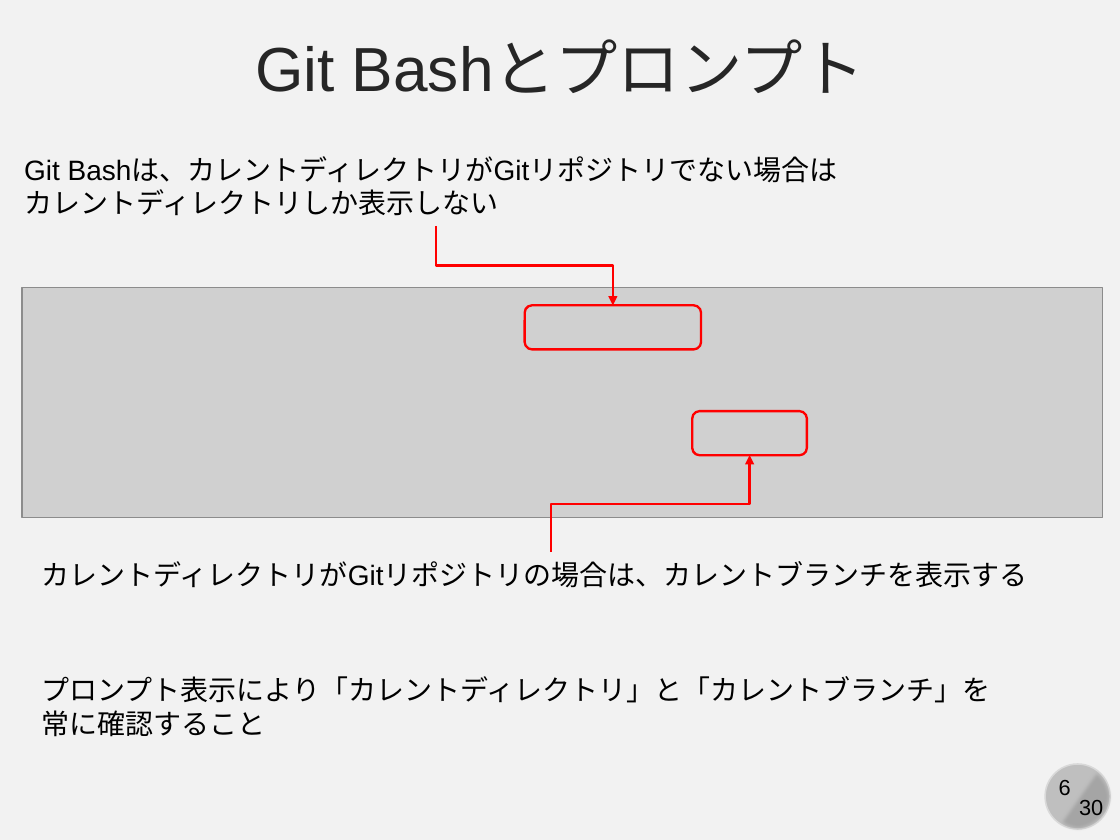
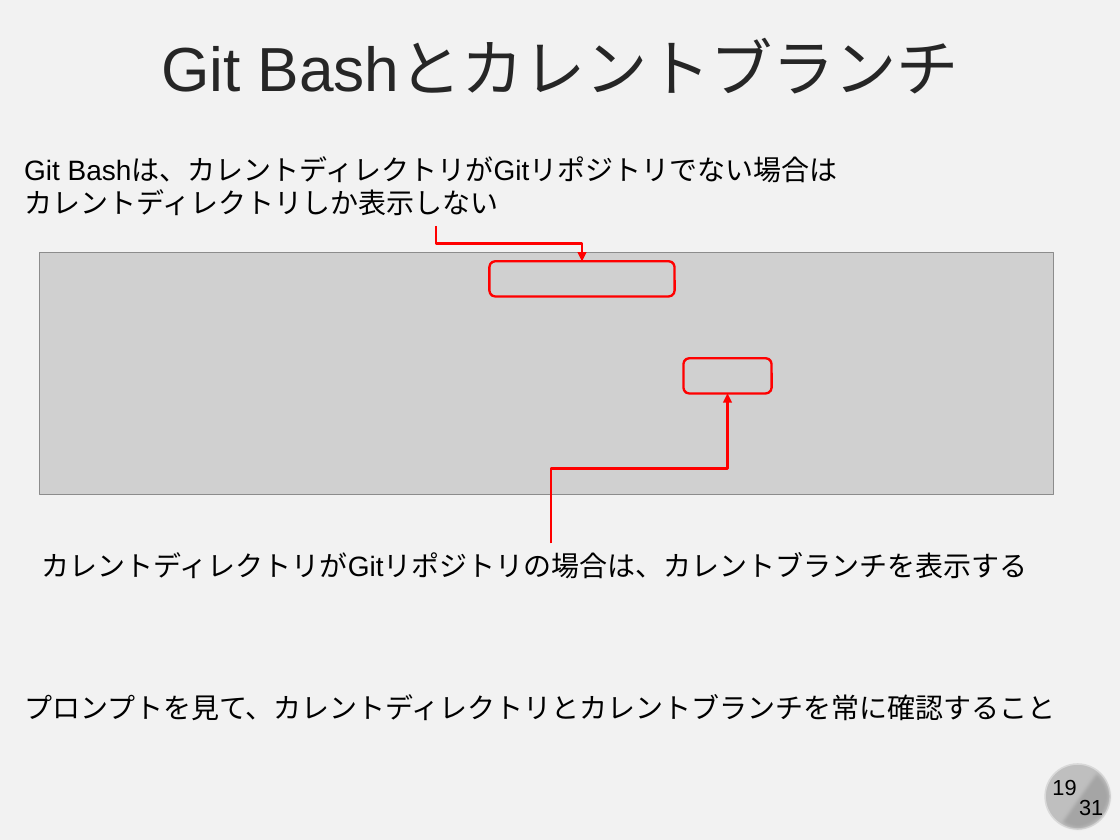
Before and after one commit to kaityo256/github, a slide deck: slide 19 of practice_basic/fig/slide.pptx (slide 6 before the commit). Drawn at 1120x840 pixels with LibreOffice and Linux fonts; fonts in the diff are those of the drawing; grey boxes stand for pictures. Boxes give left, top, right and bottom in pixels: in the first picture for what was removed or moved away, otherwise in the second. Text is boxed around its words. In the diff, an @@ line names an element or a change of style, - is before the commit and + after.

Commit message:
:memo: updates figure

```diff
--- a/practice_basic/fig/slide.pptx
+++ b/practice_basic/fig/slide.pptx
@@ text at (161, 41, 959, 94): text changed @@
-Git Bashとプロンプト
+Git Bashとカレントブランチ
@@ elbow arrow moved from (436, 226) - (613, 306) to (436, 226) - (582, 261) @@
@@ picture: place and size @@
-picture at (22, 288, 1103, 517)
+picture at (39, 252, 1054, 494)
@@ rounded rectangle: place and size @@
-rounded rectangle at (525, 306, 701, 349)
+rounded rectangle at (489, 261, 674, 296)
@@ rounded rectangle: place and size @@
-rounded rectangle at (692, 411, 806, 455)
+rounded rectangle at (683, 358, 772, 393)
@@ elbow arrow moved from (551, 552) - (749, 455) to (551, 543) - (728, 393) @@
@@ text "カレントディレクトリがGitリポジトリの場合は、カレントブランチを表示する": place and size @@
-text "カレントディレクトリがGitリポジトリの場合は、カレントブランチを表示する" at (42, 561, 1028, 588)
+text "カレントディレクトリがGitリポジトリの場合は、カレントブランチを表示する" at (42, 552, 1028, 579)
@@ text at (24, 694, 1056, 721): text changed @@
-プロンプト表示により「カレントディレクトリ」と「カレントブランチ」を
-常に確認すること
+プロンプトを見て、カレントディレクトリとカレントブランチを常に確認すること
@@ page number at (1052, 780, 1076, 795): text changed @@
-6
+19
@@ text at (1079, 800, 1103, 820): text changed @@
-30
+31
```
Also in this commit, not shown: 29 other slides changed, 1 slide added.
